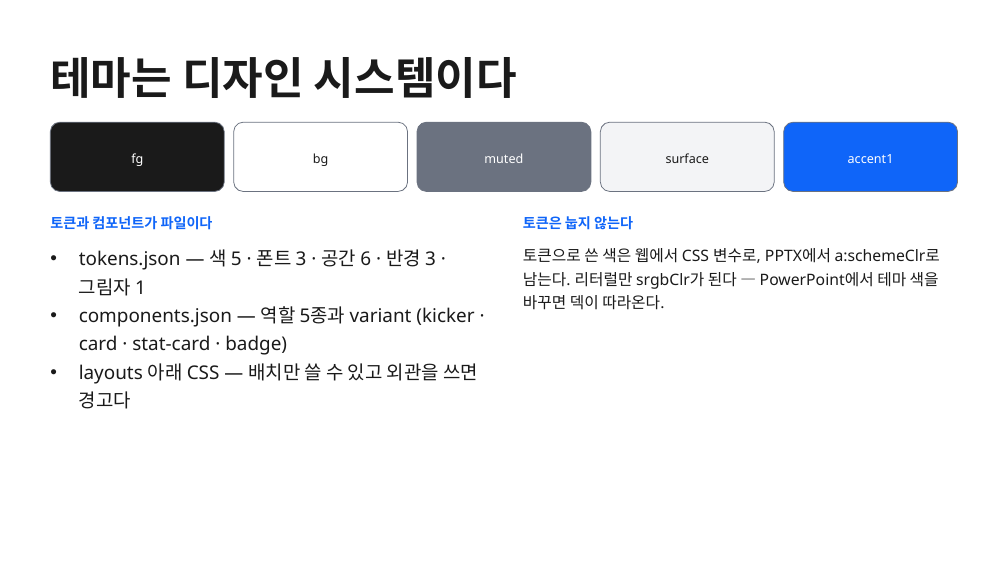
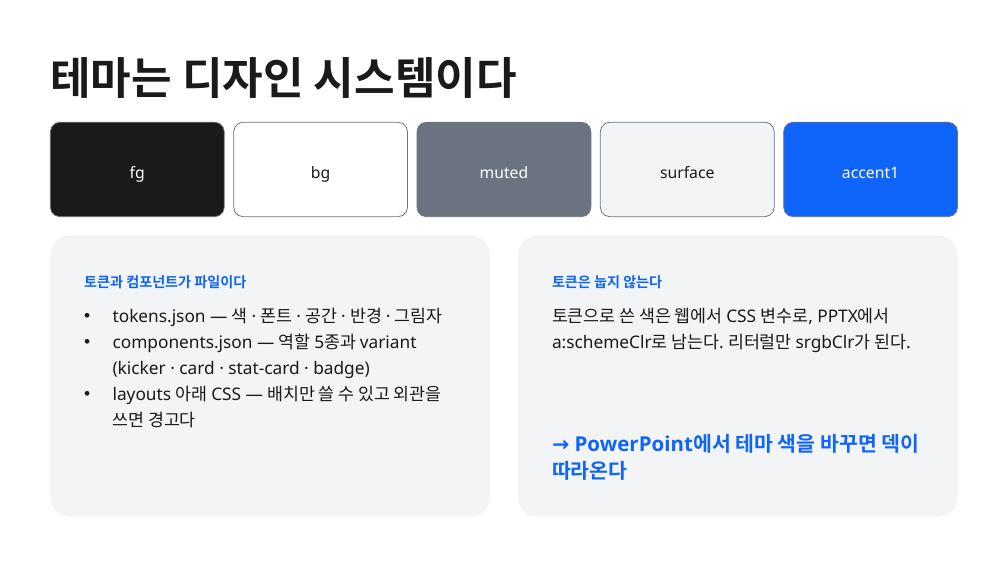
Before and after one commit to k2sebeom/balpyo, a slide deck: slide 8 of examples/showcase/decks/balpyo-intro/balpyo-소개.pptx. Drawn at 1008x567 pixels with LibreOffice and Linux fonts; fonts in the diff are those of the drawing. Boxes give left, top, right and bottom in pixels: in the first picture for what was removed or moved away, otherwise in the second. Text is boxed around its words. In the diff, an @@ line names an element or a change of style, - is before the commit and + after.

```diff
--- a/examples/showcase/decks/balpyo-intro/balpyo-소개.pptx
+++ b/examples/showcase/decks/balpyo-intro/balpyo-소개.pptx
@@ rounded rectangle "fg": place and size @@
-rounded rectangle "fg" at <box>51,123,225,192</box>
+rounded rectangle "fg" at <box>51,123,225,217</box>
@@ rounded rectangle "bg": place and size @@
-rounded rectangle "bg" at <box>234,123,408,192</box>
+rounded rectangle "bg" at <box>234,123,408,217</box>
@@ rounded rectangle "muted": place and size @@
-rounded rectangle "muted" at <box>417,123,591,192</box>
+rounded rectangle "muted" at <box>417,123,591,217</box>
@@ rounded rectangle "surface": place and size @@
-rounded rectangle "surface" at <box>600,123,774,192</box>
+rounded rectangle "surface" at <box>600,123,774,217</box>
@@ size 12 to 15 pt; line spacing 18pt to 22.5pt; proportions changed in 5 elements at <box>51,123,225,217</box>, <box>234,123,408,217</box>, <box>417,123,591,217</box>, <box>600,123,774,217</box>, <box>784,123,958,217</box> @@
@@ rounded rectangle "accent1": place and size @@
-rounded rectangle "accent1" at <box>784,123,958,192</box>
+rounded rectangle "accent1" at <box>784,123,958,217</box>
@@ rounded rectangle added at <box>51,236,490,517</box>, fill #F3F4F6 @@
@@ rounded rectangle added at <box>518,236,957,517</box>, fill #F3F4F6 @@
@@ text "토큰과 컴포넌트가 파일이다": place and size @@
-text "토큰과 컴포넌트가 파일이다" at <box>50,216,213,230</box>
+text "토큰과 컴포넌트가 파일이다" at <box>84,275,246,289</box>
@@ text "토큰은 눕지 않는다": place and size @@
-text "토큰은 눕지 않는다" at <box>523,216,633,230</box>
+text "토큰은 눕지 않는다" at <box>552,275,662,289</box>
@@ text "tokens.json — 색 · 폰트 ...": place and size @@
-text "tokens.json — 색 · 폰트 ..." at <box>79,249,478,409</box>
+text "tokens.json — 색 · 폰트 ..." at <box>113,307,443,428</box>
@@ text at <box>113,307,443,326</box>: text changed; size 18 to 16.5 pt @@
-• tokens.json — 색 5 · 폰트 3 · 공간 6 · 반경 3 · 그림자 1
+• tokens.json — 색 · 폰트 · 공간 · 반경 · 그림자
@@ text at <box>552,307,910,352</box>: text changed; size 15 to 16.5 pt @@
-토큰으로 쓴 색은 웹에서 CSS 변수로, PPTX에서 a:schemeClr로 남는다. 리터럴만 srgbClr가 된다 — PowerPoint에서 테마 색을 바꾸면 덱이 따라온다.
+토큰으로 쓴 색은 웹에서 CSS 변수로, PPTX에서 a:schemeClr로 남는다. 리터럴만 srgbClr가 된다.
@@ text at <box>113,333,442,428</box>: size 18 to 16.5 pt in "components.json — 역할 5종과 variant (kicker · ...", "layouts 아래 CSS — 배치만 쓸 수 ..."; line spacing 27pt to 24.8pt @@
@@ text added at <box>552,433,920,480</box>, 19.5 pt, text #0F65F9, bold @@
+→ PowerPoint에서 테마 색을 바꾸면 덱이 따라온다
```
Also in this commit, not shown: 10 other slides changed, 14 other files.
